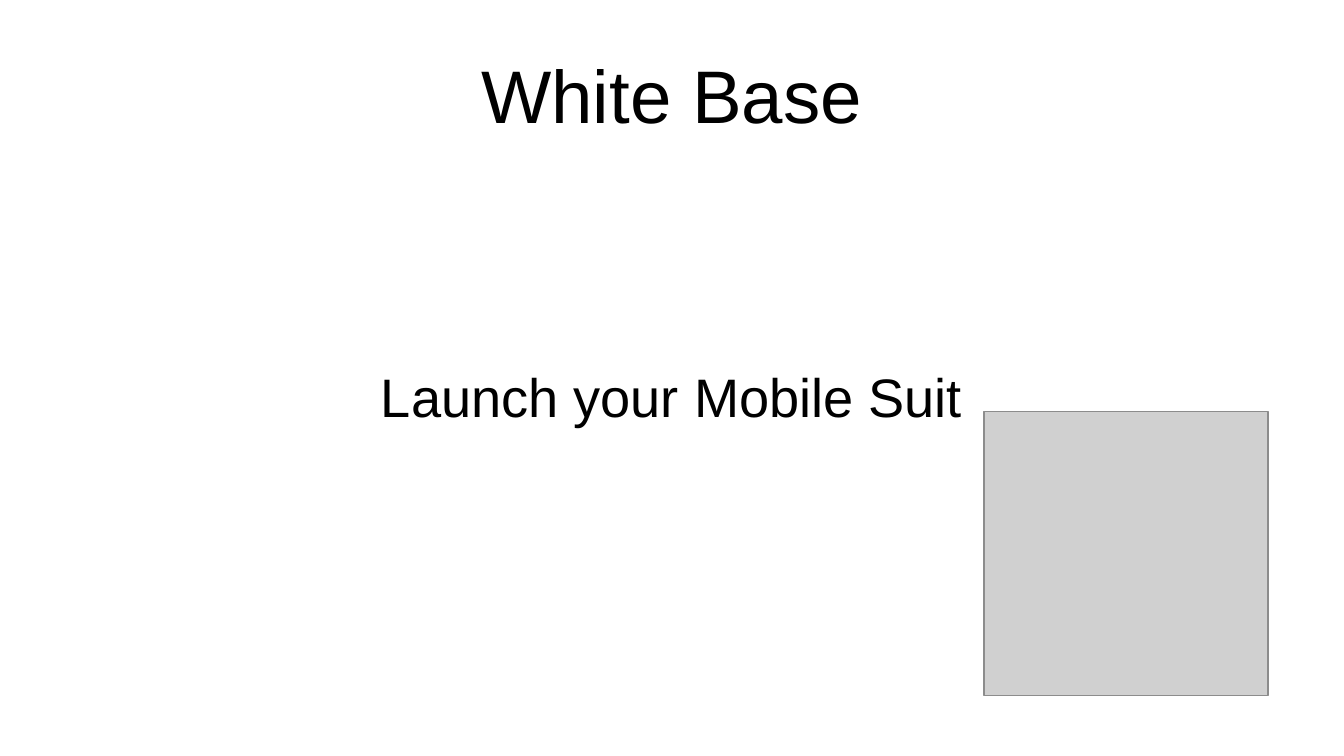
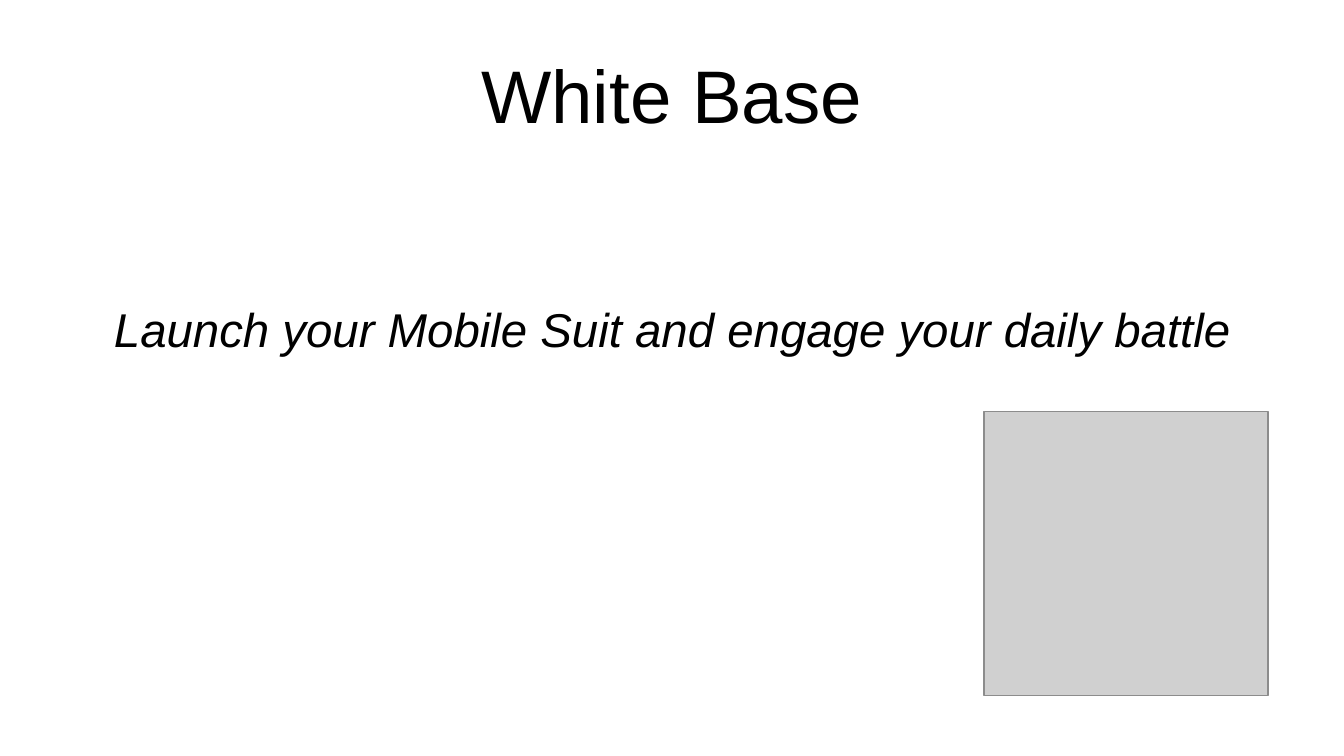
Before and after one commit to g-gualeni/QtWhiteBase, a slide deck: slide 1 of WhiteBase Doc/WhiteBase Stories.odp. Drawn at 1344x756 pixels with LibreOffice and Linux fonts; fonts in the diff are those of the drawing; grey boxes stand for pictures. Boxes give left, top, right and bottom in pixels: in the first picture for what was removed or moved away, otherwise in the second. Text is boxed around its words. In the diff, an @@ line names an element or a change of style, - is before the commit and + after.

```diff
--- a/WhiteBase Doc/WhiteBase Stories.odp
+++ b/WhiteBase Doc/WhiteBase Stories.odp
@@ subtitle at [114, 312, 1230, 356]: text changed; size 32 to 28 pt; italic on @@
-Launch your Mobile Suit
+Launch your Mobile Suit and engage your daily battle
```
Also in this commit, not shown: 5 slides added.
